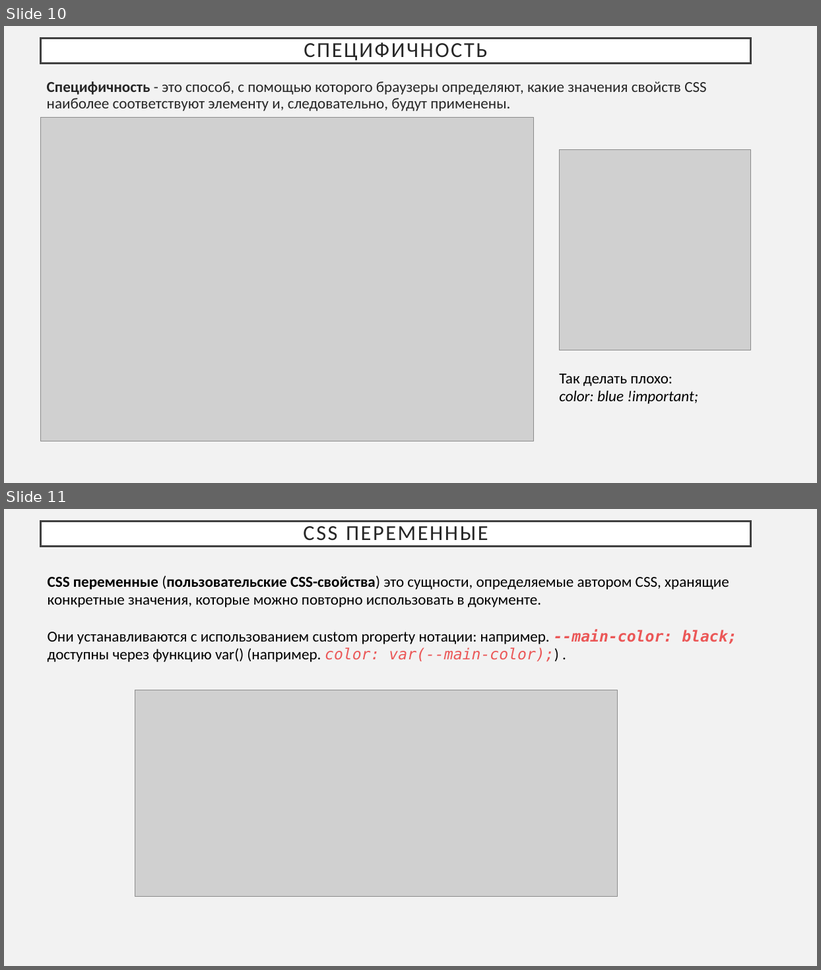
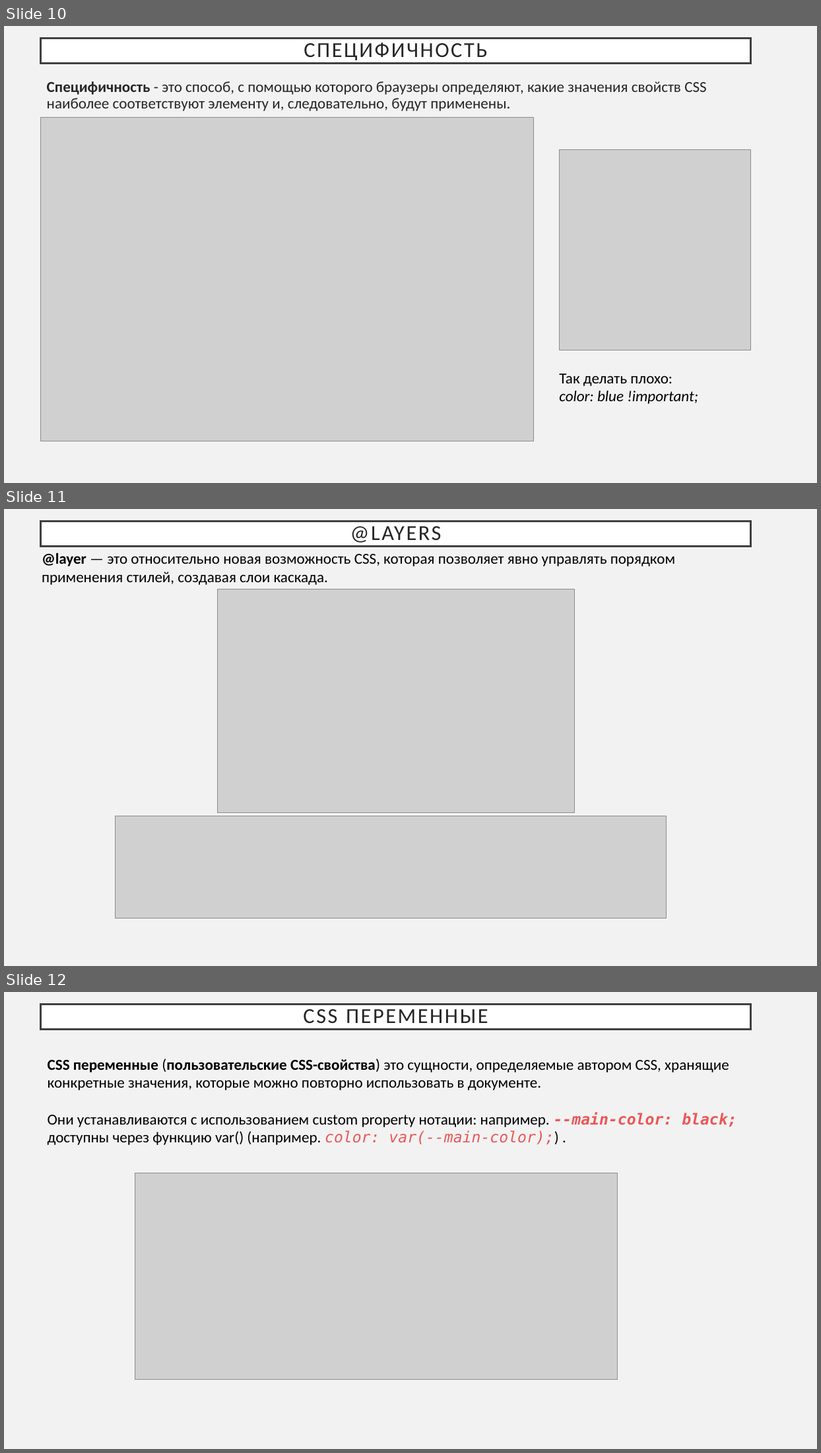
Before and after one commit to RomanBorisov/fe-course, a slide deck: 4. CSS/4.pptx. Shown one above the other, each under a label of ours: slides 10 and 11 before the commit, slides 10, 11 and 12 after it. The pictures are 821x970 and 821x1453 pixels, drawn with LibreOffice and Linux fonts; fonts in the diff are those of the drawing; grey boxes stand for pictures. Boxes give left, top, right and bottom in pixels: in the first picture for what was removed or moved away, otherwise in the second. Text is boxed around its words. In the diff, an @@ line names an element or a change of style, - is before the commit and + after.

```diff
--- a/4. CSS/4.pptx
+++ b/4. CSS/4.pptx
@@ slide 11 added at box(4, 509, 817, 966), background #F2F2F2 @@
@@ title added at box(40, 521, 751, 546), fill #FFFFFF, outline #404040 2.5 pt, 25.2 pt, text #262626 @@
+@LAYERS
@@ text added at box(42, 553, 675, 585), 18 pt, text #000000 @@
+@layer — это относительно новая возможность CSS, которая позволяет явно управлять порядком применения стилей, создавая слои каскада.
@@ picture added at box(217, 590, 575, 813) @@
@@ picture added at box(115, 817, 667, 919) @@
@@ what was slide 11 is now slide 12 @@
```
Also in this commit, not shown: 2 other slides added, 54 other files.
